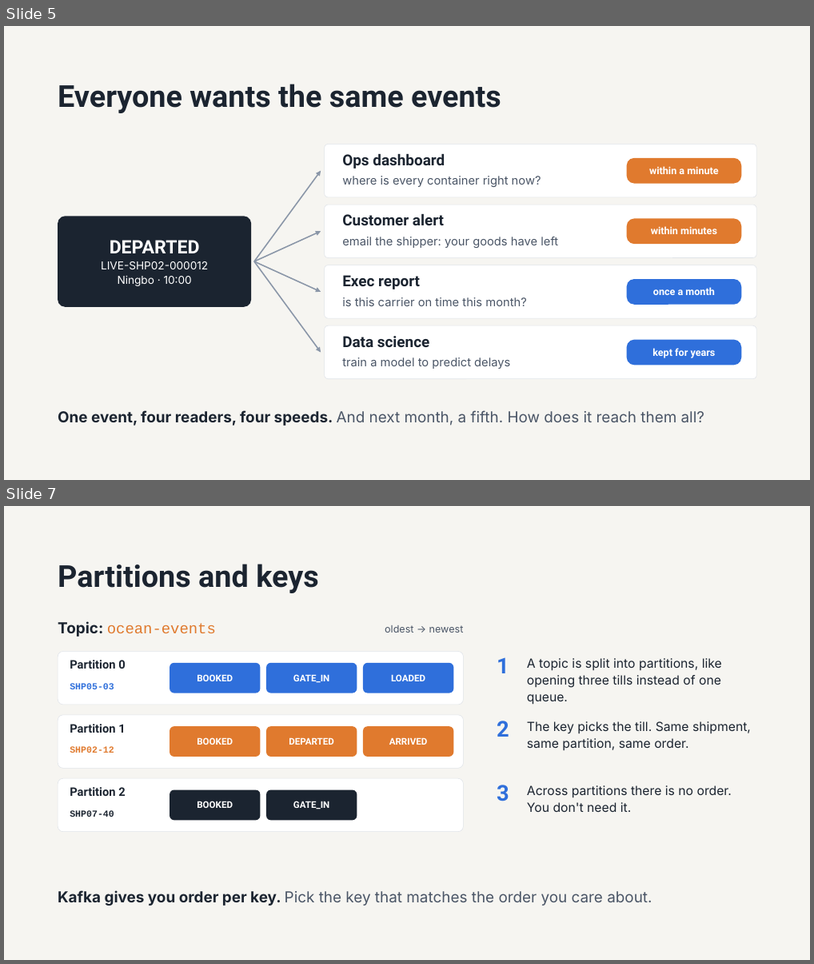
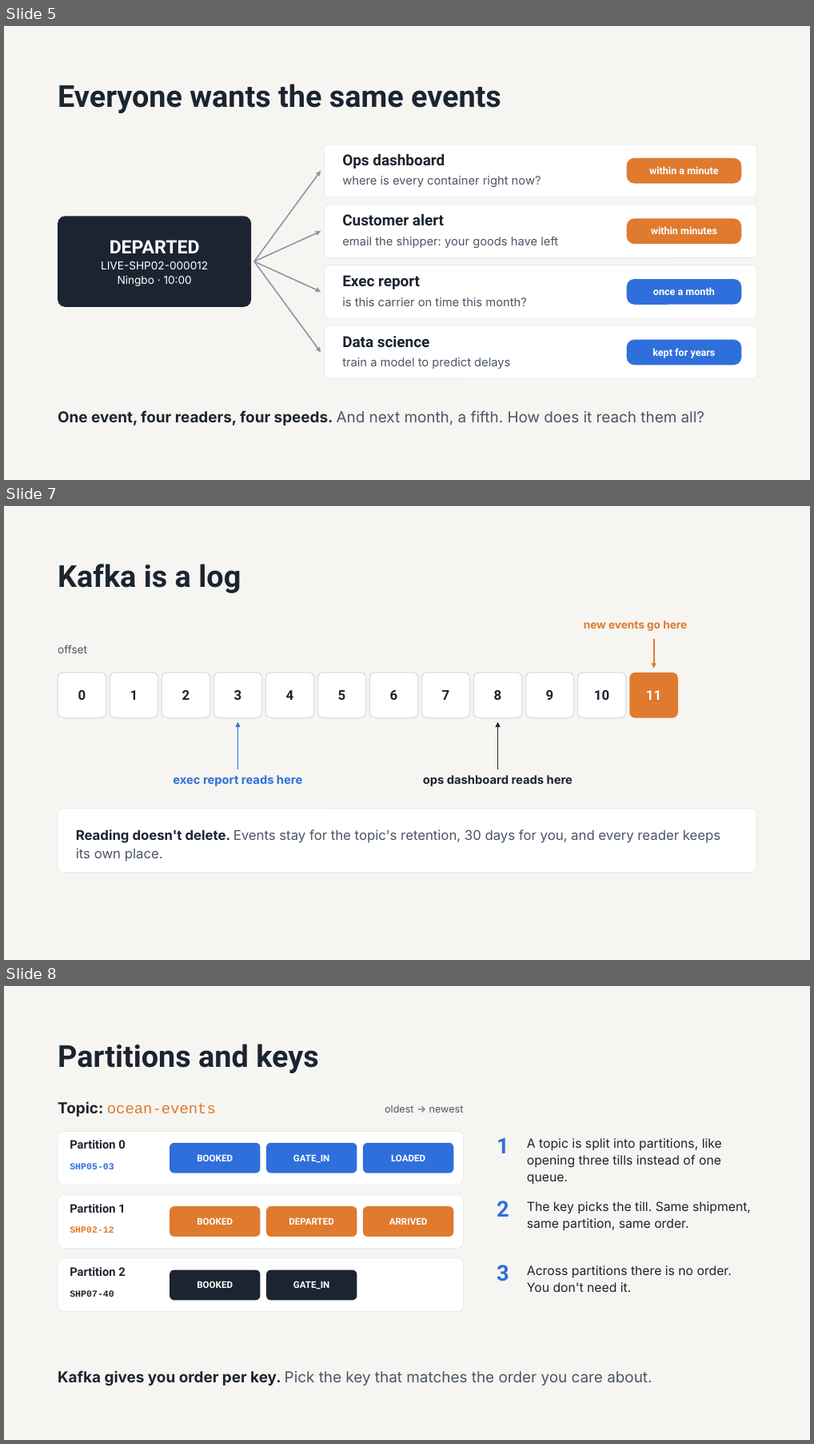
Before and after one commit to mdl-erfan/cloud-computing-srh, a slide deck: sessions/05-kafka-on-gke/slides/session-05-kafka-on-gke.pptx. Shown one above the other, each under a label of ours: slides 5 and 7 before the commit, slides 5, 7 and 8 after it; the slides between them are not shown. The pictures are 814x964 and 814x1444 pixels, drawn with LibreOffice and Linux fonts; fonts in the diff are those of the drawing. Boxes give left, top, right and bottom in pixels: in the first picture for what was removed or moved away, otherwise in the second. Text is boxed around its words. In the diff, an @@ line names an element or a change of style, - is before the commit and + after.

```diff
--- a/sessions/05-kafka-on-gke/slides/session-05-kafka-on-gke.pptx
+++ b/sessions/05-kafka-on-gke/slides/session-05-kafka-on-gke.pptx
@@ slide 7 added at box(4, 506, 810, 960), background #F6F5F1 @@
@@ title added at box(58, 564, 241, 593), 36 pt, text #1B2430, bold @@
+Kafka is a log
@@ text added at box(584, 620, 687, 631), 13 pt, text #E07A2E, bold @@
+new events go here
@@ text added at box(58, 644, 87, 653), 13 pt, text #4A5566 @@
+offset
@@ arrow added from (654, 639) to (654, 668), #E07A2E 1.75 pt @@
@@ rounded rectangle added at box(58, 672, 106, 718), fill #FFFFFF, outline #DFE3E8 1.5 pt, 16 pt, text #1B2430, bold @@
+0
@@ rounded rectangle added at box(110, 672, 158, 718), fill #FFFFFF, outline #DFE3E8 1.5 pt, 16 pt, text #1B2430, bold @@
+1
@@ rounded rectangle added at box(162, 672, 210, 718), fill #FFFFFF, outline #DFE3E8 1.5 pt, 16 pt, text #1B2430, bold @@
+2
@@ rounded rectangle added at box(214, 672, 262, 718), fill #FFFFFF, outline #DFE3E8 1.5 pt, 16 pt, text #1B2430, bold @@
+3
@@ rounded rectangle added at box(266, 672, 314, 718), fill #FFFFFF, outline #DFE3E8 1.5 pt, 16 pt, text #1B2430, bold @@
+4
@@ rounded rectangle added at box(318, 672, 366, 718), fill #FFFFFF, outline #DFE3E8 1.5 pt, 16 pt, text #1B2430, bold @@
+5
@@ rounded rectangle added at box(370, 672, 418, 718), fill #FFFFFF, outline #DFE3E8 1.5 pt, 16 pt, text #1B2430, bold @@
+6
@@ rounded rectangle added at box(422, 672, 470, 718), fill #FFFFFF, outline #DFE3E8 1.5 pt, 16 pt, text #1B2430, bold @@
+7
@@ rounded rectangle added at box(474, 672, 522, 718), fill #FFFFFF, outline #DFE3E8 1.5 pt, 16 pt, text #1B2430, bold @@
+8
@@ rounded rectangle added at box(526, 672, 574, 718), fill #FFFFFF, outline #DFE3E8 1.5 pt, 16 pt, text #1B2430, bold @@
+9
@@ rounded rectangle added at box(578, 672, 626, 718), fill #FFFFFF, outline #DFE3E8 1.5 pt, 16 pt, text #1B2430, bold @@
+10
@@ rounded rectangle added at box(630, 672, 678, 718), fill #E07A2E, 16 pt, text #FFFFFF, bold @@
+11
@@ arrow added from (238, 769) to (238, 722), #2F6FDB 1.75 pt @@
@@ arrow added from (498, 769) to (498, 722), #1B2430 1.75 pt @@
@@ text added at box(173, 775, 302, 786), 14 pt, text #2F6FDB, bold @@
+exec report reads here
@@ text added at box(423, 775, 573, 786), 14 pt, text #1B2430, bold @@
+ops dashboard reads here
@@ rounded rectangle added at box(58, 808, 757, 872), fill #FFFFFF, outline #DFE3E8 0.5 pt @@
@@ text added at box(76, 829, 721, 861), 16 pt, text #4A5566 @@
+Reading doesn't delete. Events stay for the topic's retention, 30 days for you, and every reader keeps its own place.
@@ what was slide 7 is now slide 8 @@
```
Also in this commit, not shown: 4 other slides added, 2 slides removed.
